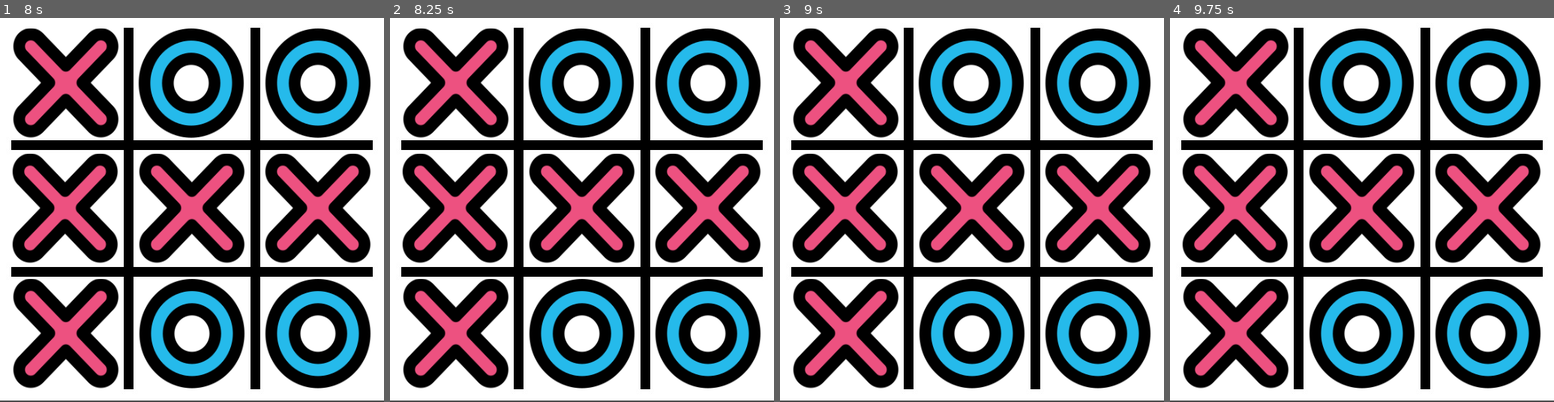
Above: before the commit, frames 1-4 (left to right).
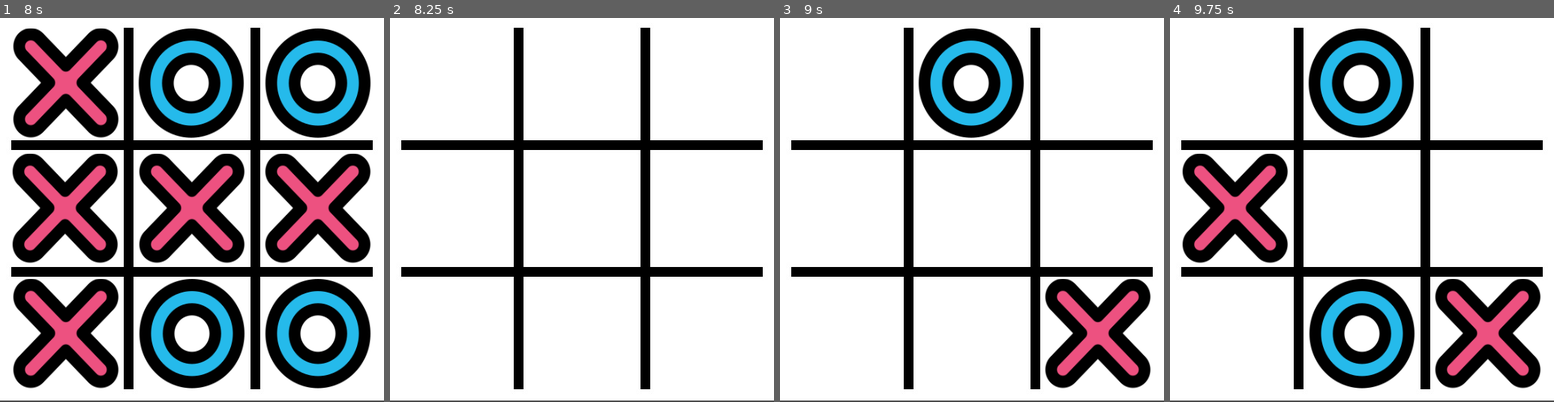
Above: after the commit, the same moments.

Repository: guilhermeprates/tic-tac-toe
Game: Godot game, scene res://Source/Start/Start.tscn
The game is run twice, just before and just after one commit, with the same random seed, the same clock (stepped at 60 frames per second) and the same inputs.
Inputs (mouse positions are in pixels of both pictures, inside the frame that each line leads up to):
- Up to frame 1 (8 s): click "Start" at 0.5 s; tap Enter at 1.25, 2.75, 4.25 s; move the mouse to (65, 83) at 1.27 s; press the mouse at (65, 83) at 1.28 s; tap Space at 2, 3.5, 5 s; move the mouse to (192, 83) at 2.02 s; release the mouse at (192, 83) at 2.03 s; click (192, 83) at 2.1 s; move the mouse to (318, 83) at 2.77 s; press the mouse at (318, 83) at 2.78 s; move the mouse to (65, 210) at 3.52 s; release the mouse at (65, 210) at 3.53 s; click (65, 210) at 3.6 s; move the mouse to (192, 210) at 4.27 s; press the mouse at (192, 210) at 4.28 s; move the mouse to (318, 210) at 5.02 s; release the mouse at (318, 210) at 5.03 s; click (318, 210) at 5.1 s; move the mouse to (65, 332) at 5.77 s; press the mouse at (65, 332) at 5.78 s; move the mouse to (192, 332) at 6.52 s; release the mouse at (192, 332) at 6.53 s; click (192, 332) at 6.6 s; move the mouse to (318, 332) at 7.27 s; press the mouse at (318, 332) at 7.28 s
- Up to frame 2 (8.25 s): move the mouse to (505, 229) at 8.02 s; release the mouse at (505, 229) at 8.03 s; click (505, 229) at 8.1 s
- Up to frame 3 (9 s): move the mouse to (1010, 125) at 8.77 s; press the mouse at (1010, 125) at 8.78 s
- Up to frame 4 (9.75 s): move the mouse to (1342, 286) at 9.52 s; release the mouse at (1342, 286) at 9.53 s; click (1342, 286) at 9.6 s

Frame 1 is identical in both runs. In frame 2, 50% of the frame differs, in the area x 3-97%, y 2-97%; in frame 3, 45%; in frame 4, 34%.
Error before the commit: Invalid get index '0' (on base: 'Array'). (res://Source/AI/Dummy.gd:14)

Commit message:
Check if AI won

Diff:
--- a/Source/Board/Board.gd
+++ b/Source/Board/Board.gd
@@ -57,6 +57,7 @@
 	if !game_over:
 		var tile_ai = Dummy.get_move(board)
 		tile_ai.set_symbol(current_player)
+		check_winner()
 		update_current_player()
 
 func check_winner():
